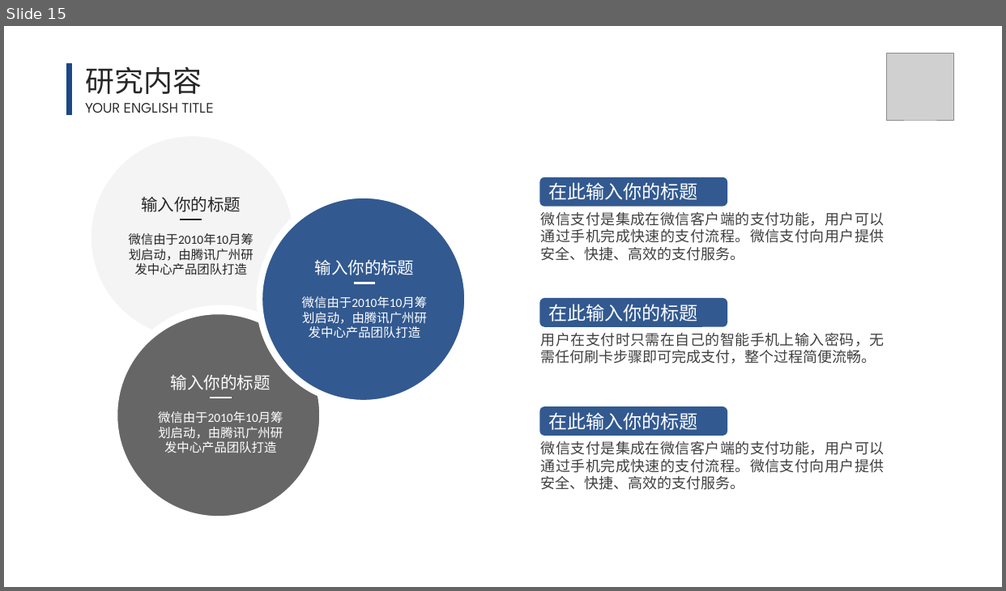
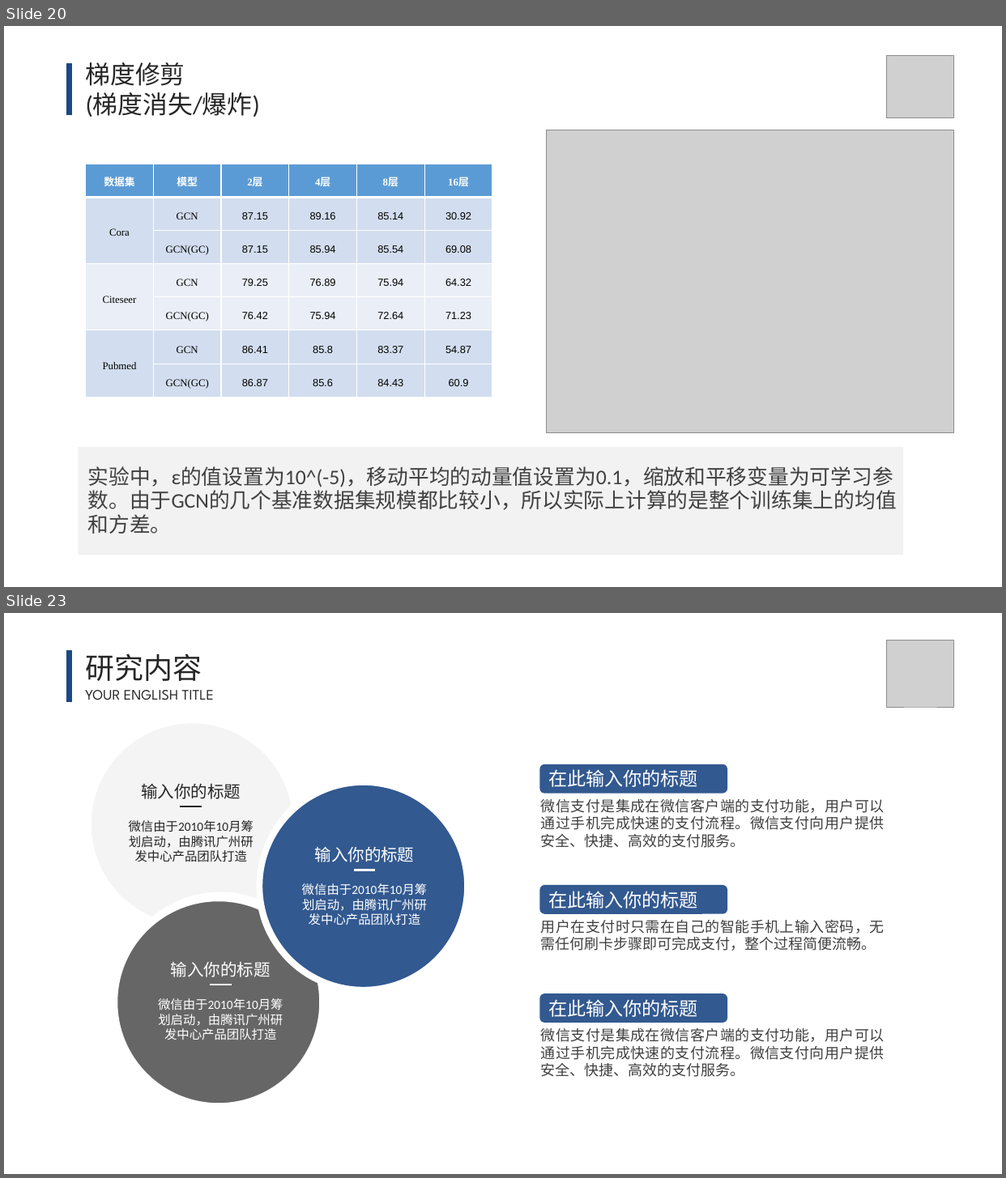
Before and after one commit to lt610/DeepGCN, a slide deck: 毕设提交/ppt/答辩ppt.pptx. Shown one above the other, each under a label of ours: slide 15 before the commit, slides 20 and 23 after it; the slides between them are not shown. The pictures are 1006x591 and 1006x1178 pixels, drawn with LibreOffice and Linux fonts; fonts in the diff are those of the drawing; grey boxes stand for pictures. Boxes give left, top, right and bottom in pixels: in the first picture for what was removed or moved away, otherwise in the second. Text is boxed around its words. In the diff, an @@ line names an element or a change of style, - is before the commit and + after.

```diff
--- a/毕设提交/ppt/答辩ppt.pptx
+++ b/毕设提交/ppt/答辩ppt.pptx
@@ slide 20 added at [4, 26, 1002, 587], background #FFFFFF @@
@@ line added from (69, 63) to (69, 115), #1C4885 6 pt @@
@@ text added at [86, 62, 260, 117], 24 pt, text #262626 @@
+梯度修剪
+(梯度消失/爆炸)
@@ picture added at [888, 56, 954, 118] @@
@@ picture added at [546, 130, 953, 433] @@
@@ table added at [86, 164, 494, 397], 7 rows, 6 columns @@
+数据集 | 模型 | 2层 | 4层 | 8层 | 16层
+Cora | GCN | 87.15 | 89.16 | 85.14 | 30.92
+ | GCN(GC) | 87.15 | 85.94 | 85.54 | 69.08
+Citeseer | GCN | 79.25 | 76.89 | 75.94 | 64.32
+ | GCN(GC) | 76.42 | 75.94 | 72.64 | 71.23
+Pubmed | GCN | 86.41 | 85.8 | 83.37 | 54.87
+ | GCN(GC) | 86.87 | 85.6 | 84.43 | 60.9
@@ line added from (132, 254) to (181, 254), #FFFFFF 2 pt @@
@@ rectangle added at [78, 447, 904, 556], fill #F2F2F2 @@
@@ text added at [88, 467, 897, 534], 20 pt, text #404040 @@
+实验中，ε的值设置为10^(-5)，移动平均的动量值设置为0.1，缩放和平移变量为可学习参数。由于GCN的几个基准数据集规模都比较小，所以实际上计算的是整个训练集上的均值和方差。
@@ what was slide 15 is now slide 23 @@
```
Also in this commit, not shown: 4 slides changed, 11 other slides added, 1 slide removed.
